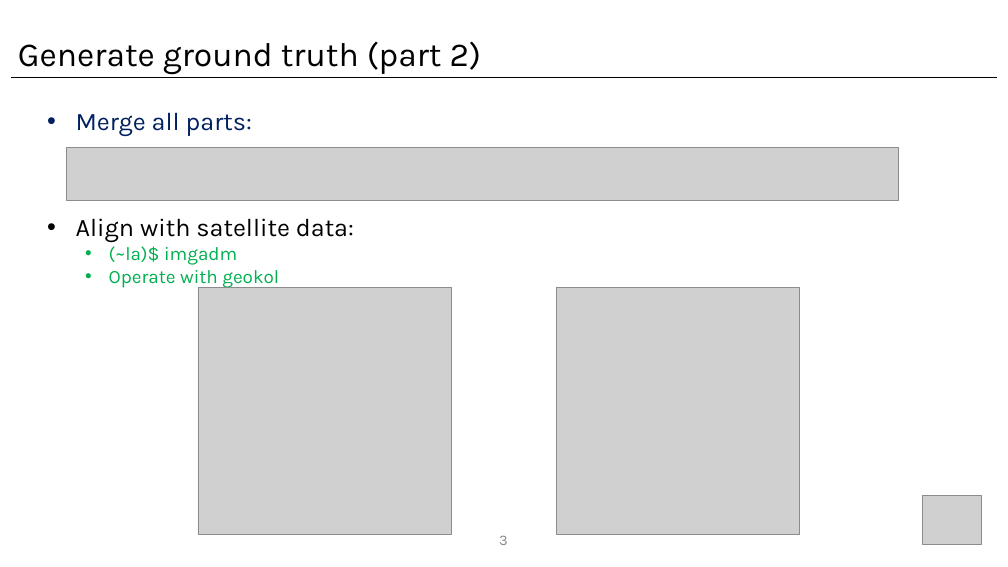
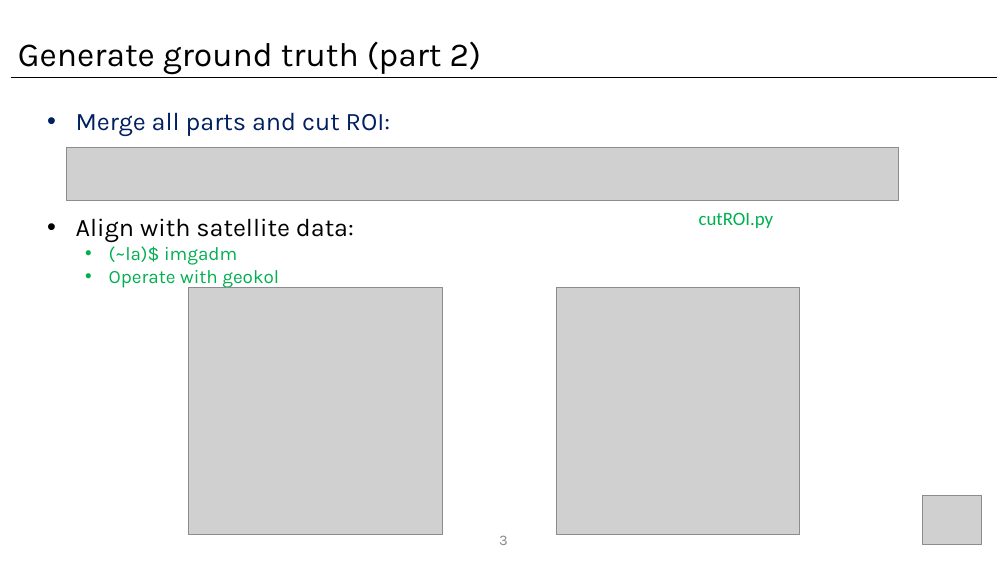
Before and after one commit to wangyi111/Building-Vectorization-3D, a slide deck: slide 3 of assets/reports/20201019.pptx. Drawn at 1008x567 pixels with LibreOffice and Linux fonts; fonts in the diff are those of the drawing; grey boxes stand for pictures. Boxes give left, top, right and bottom in pixels: in the first picture for what was removed or moved away, otherwise in the second. Text is boxed around its words. In the diff, an @@ line names an element or a change of style, - is before the commit and + after.

```diff
--- a/assets/reports/20201019.pptx
+++ b/assets/reports/20201019.pptx
@@ text at [76,112,391,137]: text changed @@
-• Merge all parts:
+• Merge all parts and cut ROI:
@@ text added at [699,212,774,228], 18 pt, text #00B050 @@
+cutROI.py
@@ picture: place and size @@
-picture at [198,288,451,535]
+picture at [189,288,442,535]
```
Also in this commit, not shown: 1 other file.
